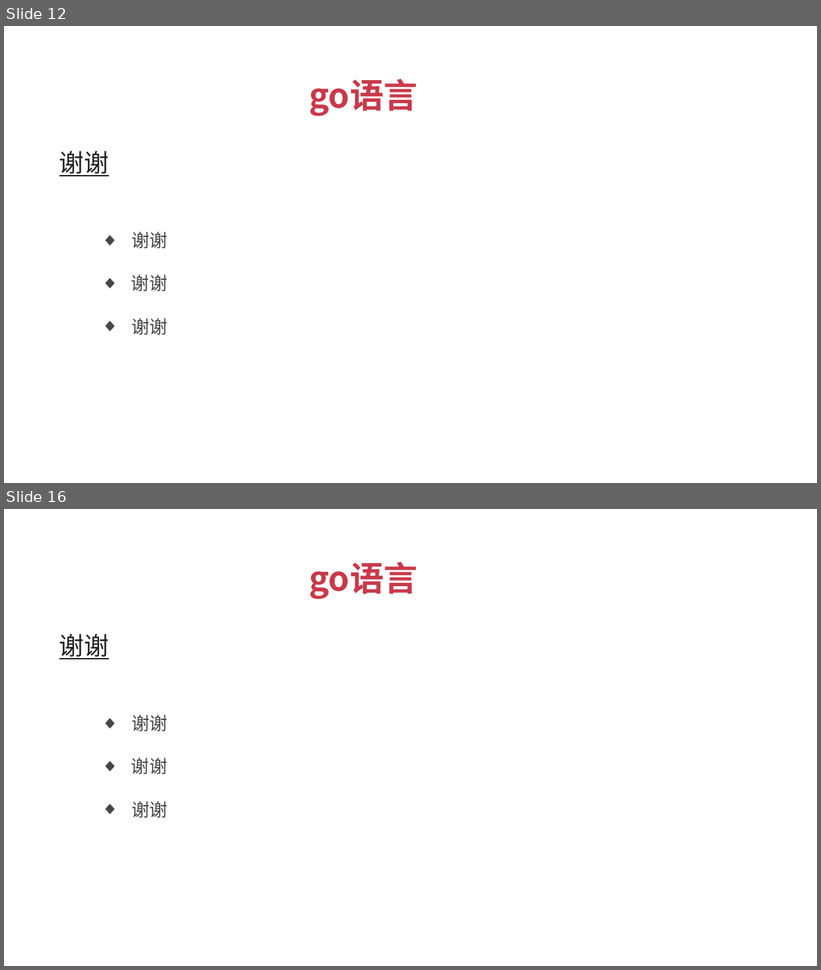
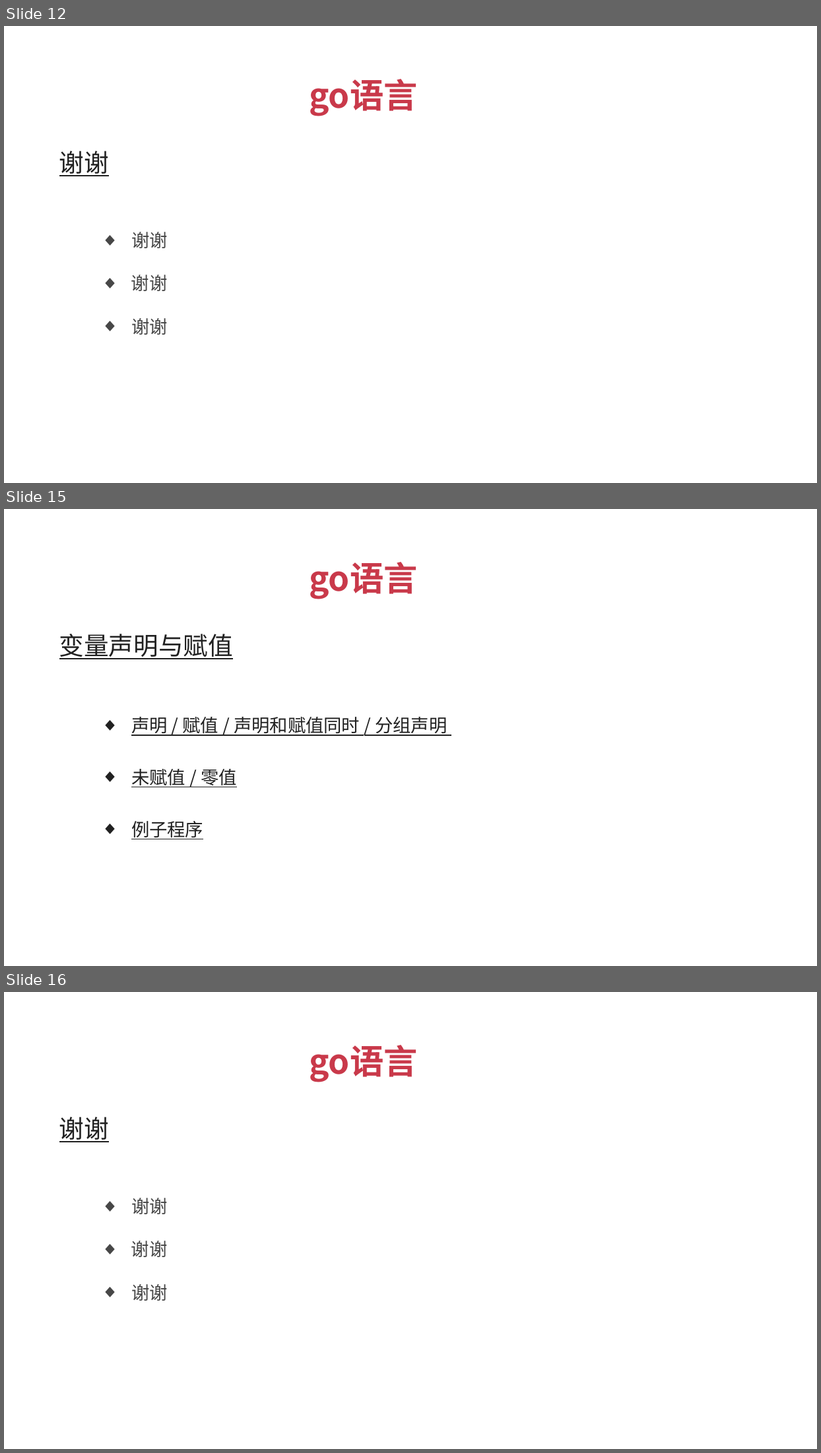
Before and after one commit to xuqiang76/golang, a slide deck: tuling/go语言_傻大猫.pptx. Shown one above the other, each under a label of ours: slides 12 and 16 before the commit, slides 12, 15 and 16 after it; the slides between them are not shown. The pictures are 821x970 and 821x1453 pixels, drawn with LibreOffice and Linux fonts; fonts in the diff are those of the drawing. Boxes give left, top, right and bottom in pixels: in the first picture for what was removed or moved away, otherwise in the second. Text is boxed around its words. In the diff, an @@ line names an element or a change of style, - is before the commit and + after.

```diff
--- a/tuling/go语言_傻大猫.pptx
+++ b/tuling/go语言_傻大猫.pptx
@@ slide 15 added at (x1=4, y1=509, x2=817, y2=966), background #FFFFFF @@
@@ text added at (x1=309, y1=562, x2=417, y2=599), 30 pt, text #C9394A, bold @@
+go语言
@@ text added at (x1=59, y1=634, x2=233, y2=659), 22 pt, text #212121, bold, underline @@
+变量声明与赋值
@@ text added at (x1=131, y1=717, x2=447, y2=736), 16 pt, text #212121, underline @@
+  ◆ 声明 / 赋值 / 声明和赋值同时 / 分组声明
@@ text added at (x1=131, y1=769, x2=237, y2=788), 16 pt, text #212121, underline @@
+  ◆ 未赋值 / 零值
@@ text added at (x1=131, y1=821, x2=203, y2=840), 16 pt, text #212121, underline @@
+  ◆ 例子程序
```
Also in this commit, not shown: 2 slides changed, 2 other slides added, 3 slides removed, 5 other files.
